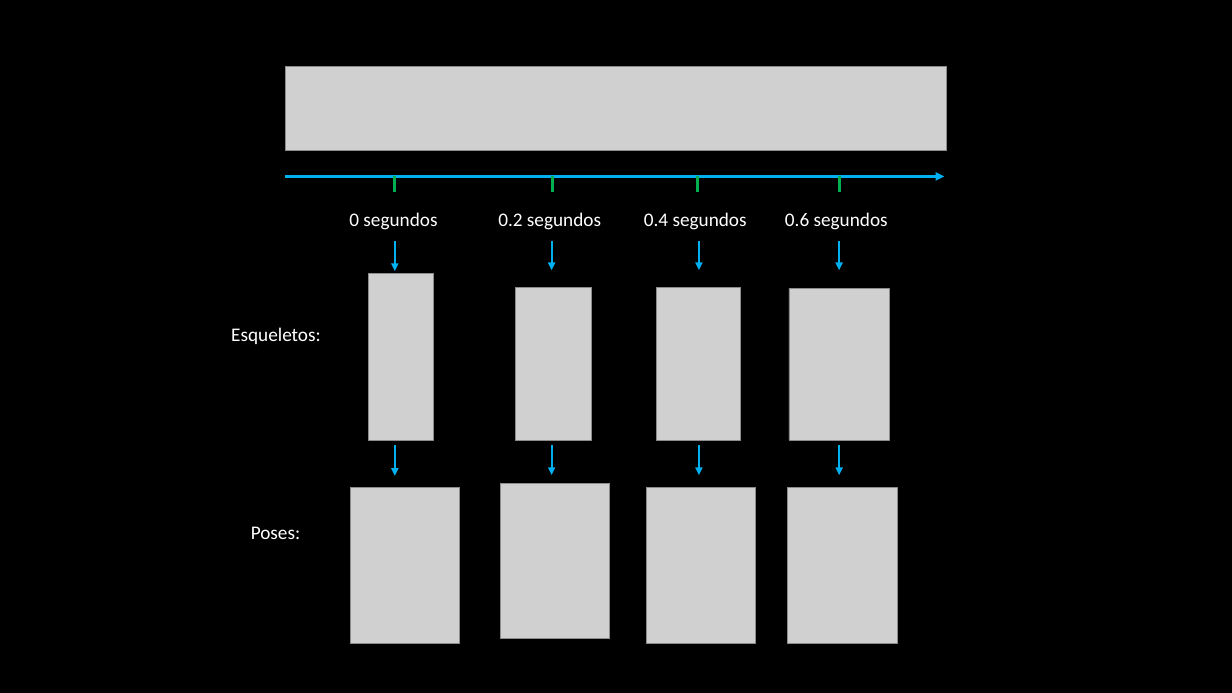
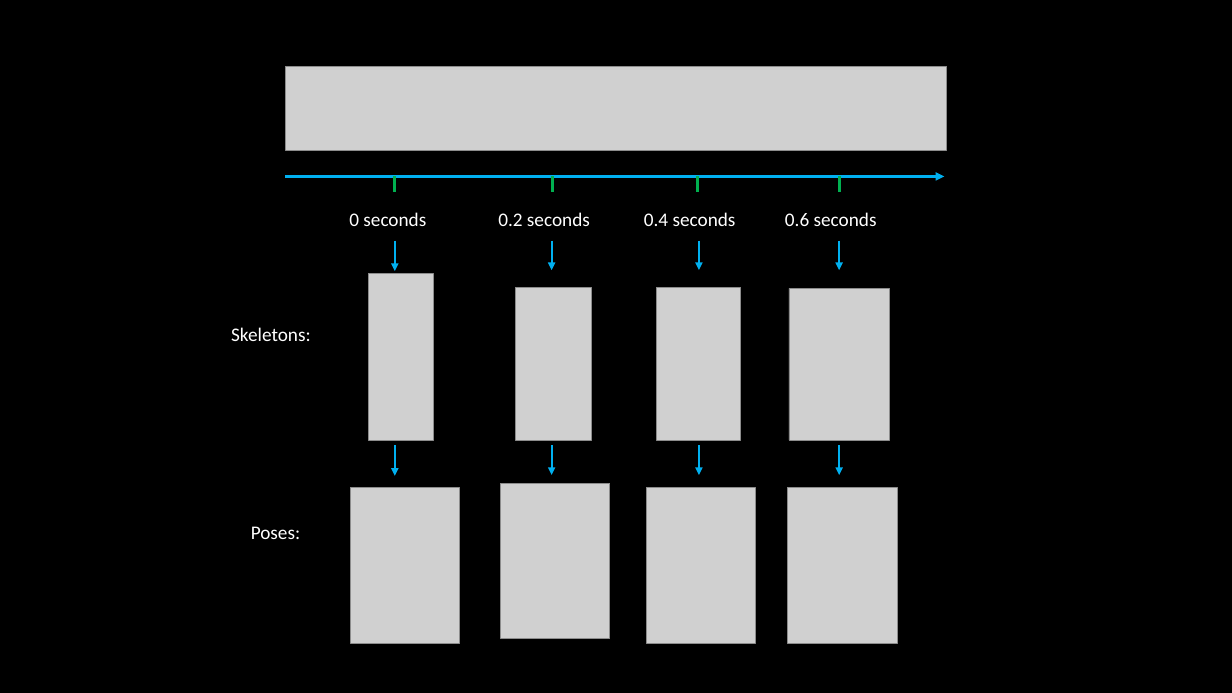
Before and after one commit to diegomacario/Animation-Experiments, a slide deck: slide 10 of documentation/Slides/Animation_3.pptx (slide 19 before the commit). Drawn at 1232x693 pixels with LibreOffice and Linux fonts; fonts in the diff are those of the drawing; grey boxes stand for pictures. Boxes give left, top, right and bottom in pixels: in the first picture for what was removed or moved away, otherwise in the second. Text is boxed around its words. In the diff, an @@ line names an element or a change of style, - is before the commit and + after.

```diff
--- a/documentation/Slides/Animation_3.pptx
+++ b/documentation/Slides/Animation_3.pptx
@@ text at box(349, 212, 426, 226): text changed @@
-0 segundos
+0 seconds
@@ text at box(498, 212, 590, 226): text changed @@
-0.2 segundos
+0.2 seconds
@@ text at box(644, 212, 736, 226): text changed @@
-0.4 segundos
+0.4 seconds
@@ text at box(785, 212, 877, 226): text changed @@
-0.6 segundos
+0.6 seconds
@@ text at box(231, 327, 311, 341): text changed @@
-Esqueletos:
+Skeletons:
```
Also in this commit, not shown: 1 other slide changed, 8 slides added, 21 slides removed.
